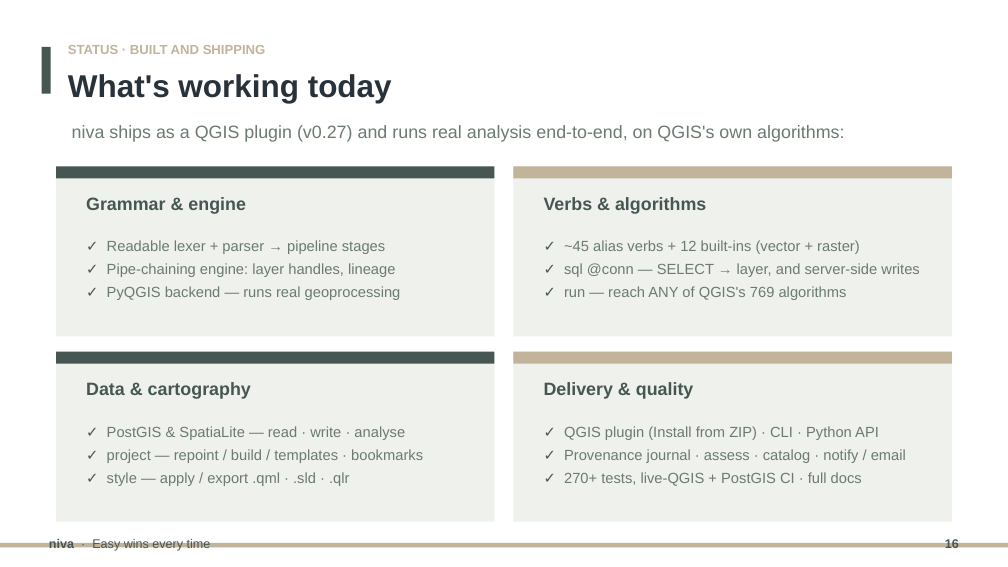
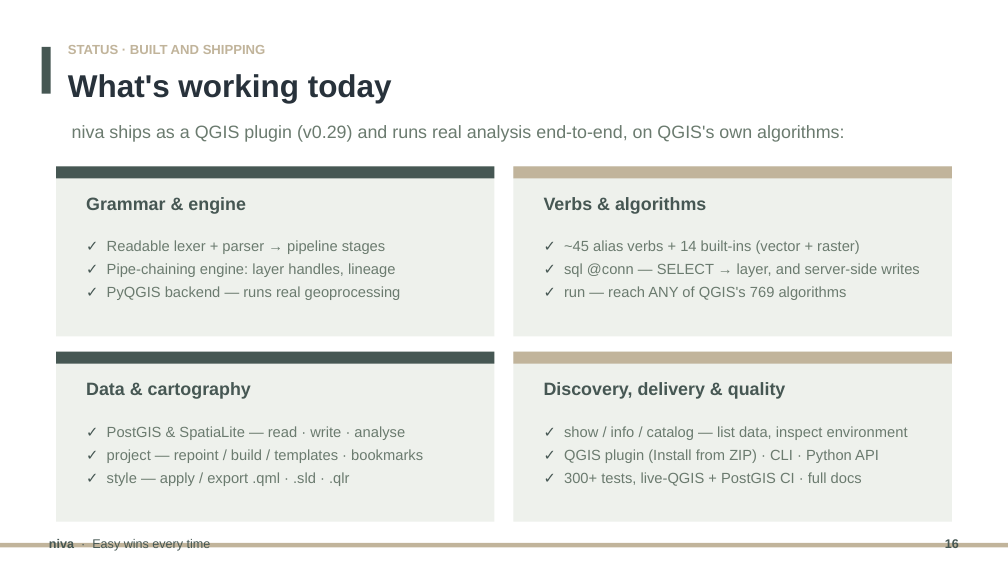
Before and after one commit to johnzastrow/niva, a slide deck: slide 16 of docs/presentation/niva_pitch.pptx. Drawn at 1008x567 pixels with LibreOffice and Linux fonts; fonts in the diff are those of the drawing. Boxes give left, top, right and bottom in pixels: in the first picture for what was removed or moved away, otherwise in the second. Text is boxed around its words. In the diff, an @@ line names an element or a change of style, - is before the commit and + after.

```diff
--- a/docs/presentation/niva_pitch.pptx
+++ b/docs/presentation/niva_pitch.pptx
@@ text at (72,125,844,142): text changed @@
-niva ships as a QGIS plugin (v0.27) and runs real analysis end-to-end, on QGIS's own algorithms:
+niva ships as a QGIS plugin (v0.29) and runs real analysis end-to-end, on QGIS's own algorithms:
@@ text at (564,240,860,254): text changed @@
-✓ ~45 alias verbs + 12 built-ins (vector + raster)
+✓ ~45 alias verbs + 14 built-ins (vector + raster)
@@ text at (544,382,786,399): text changed @@
-Delivery & quality
+Discovery, delivery & quality
@@ text at (564,426,908,440): paragraph added @@
+✓ show / info / catalog — list data, inspect environment
@@ text at (564,472,862,486): text changed @@
-✓ Provenance journal · assess · catalog · notify / email
-✓ 270+ tests, live-QGIS + PostGIS CI · full docs
+✓ 300+ tests, live-QGIS + PostGIS CI · full docs
```
Also in this commit, not shown: 1 other slide changed, 4 other files.
